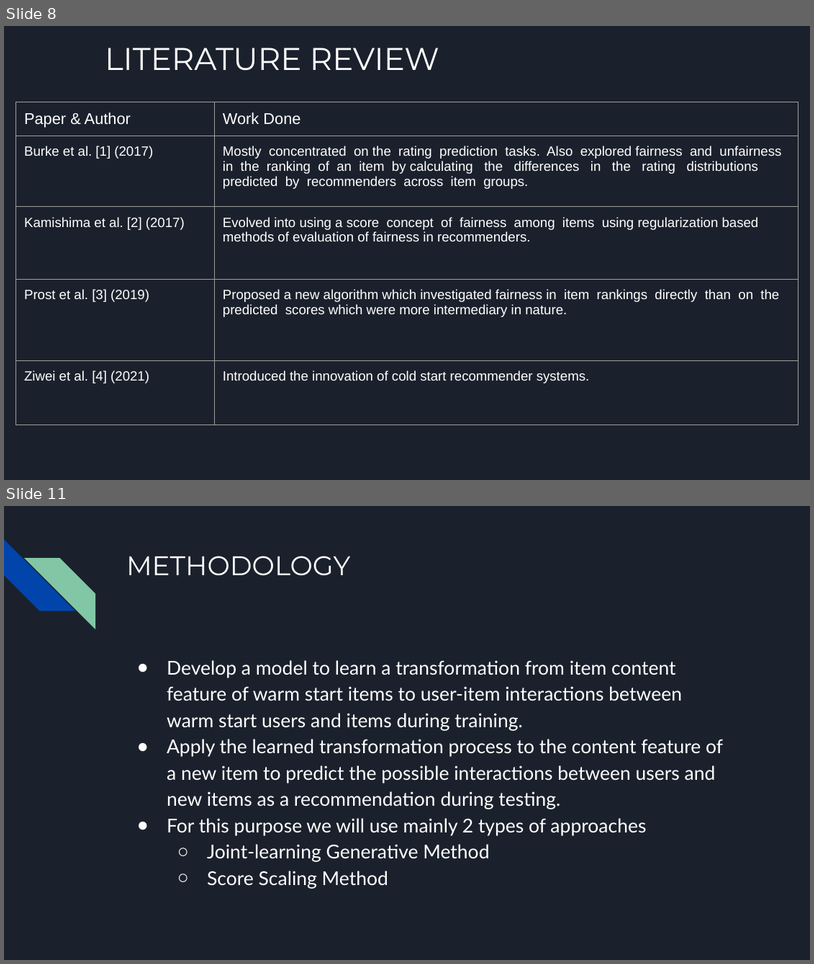
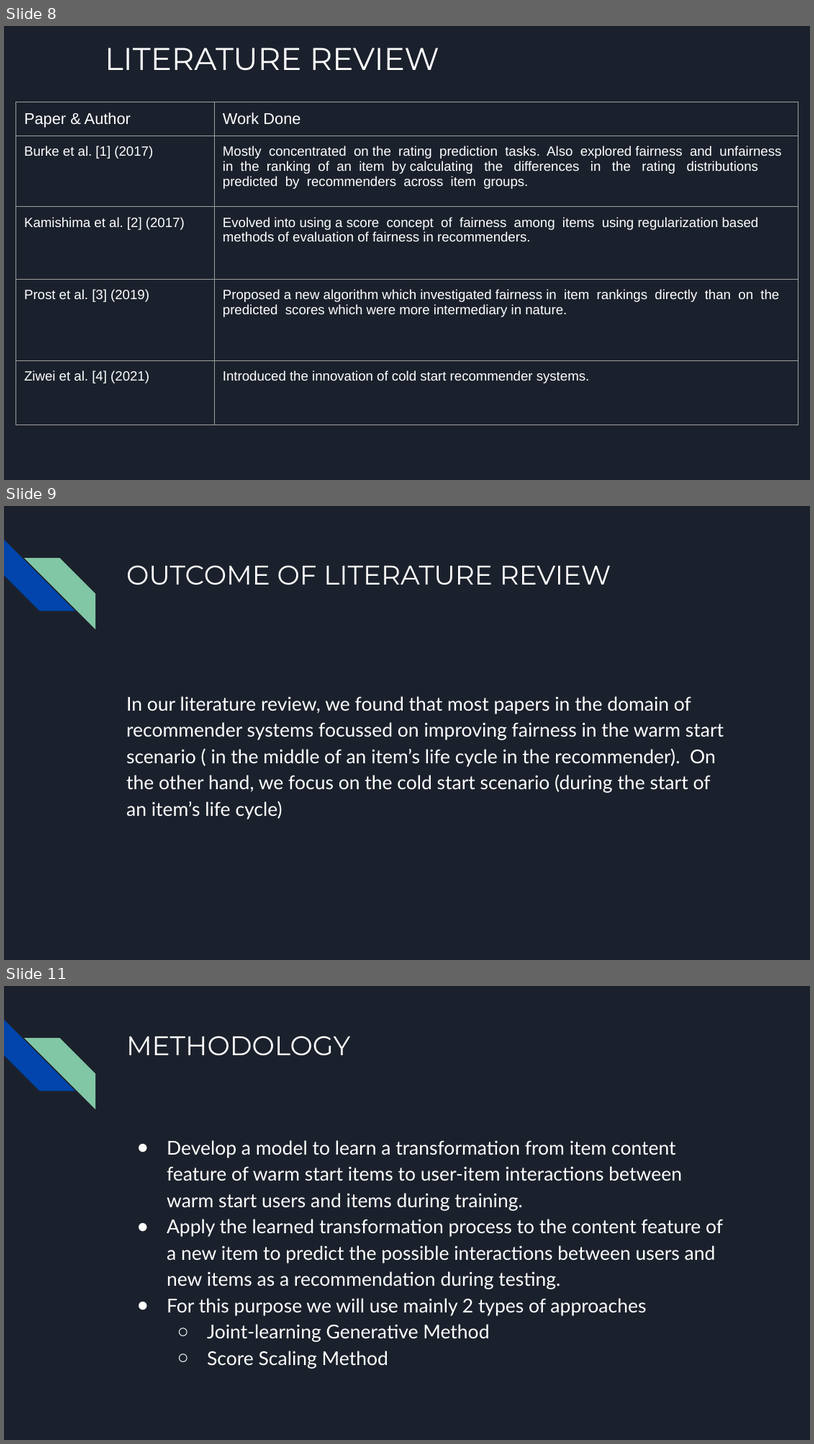
Before and after one commit to nikhilvenkatkumsetty/Mitigating-Unfairness-and-Bias-in-Cold-Start-Recommenders, a slide deck: MIDSEM and ENDSEM Presentations/IT458-IR_Endsem_Team-17_Nikhil_Amith.pptx. Shown one above the other, each under a label of ours: slides 8 and 11 before the commit, slides 8, 9 and 11 after it; the slides between them are not shown. The pictures are 814x964 and 814x1444 pixels, drawn with LibreOffice and Linux fonts; fonts in the diff are those of the drawing. Boxes give left, top, right and bottom in pixels: in the first picture for what was removed or moved away, otherwise in the second. Text is boxed around its words. In the diff, an @@ line names an element or a change of style, - is before the commit and + after.

```diff
--- a/MIDSEM and ENDSEM Presentations/IT458-IR_Endsem_Team-17_Nikhil_Amith.pptx
+++ b/MIDSEM and ENDSEM Presentations/IT458-IR_Endsem_Team-17_Nikhil_Amith.pptx
@@ slide 9 added at <box>4,506,810,960</box>, background #1B212C; not listed: 2 template elements that a slide beside it also shows @@
@@ title added at <box>126,565,612,585</box>, 24 pt, text #FFFFFF @@
+OUTCOME OF LITERATURE REVIEW
@@ text added at <box>126,696,724,819</box>, 17 pt, text #FFFFFF @@
+In our literature review, we found that most papers in the domain of recommender systems focussed on improving fairness in the warm start scenario ( in the middle of an item’s life cycle in the recommender). On the other hand, we focus on the cold start scenario (during the start of an item’s life cycle)
```
Also in this commit, not shown: 11 slides changed, 1 slide removed, 1 other file.
